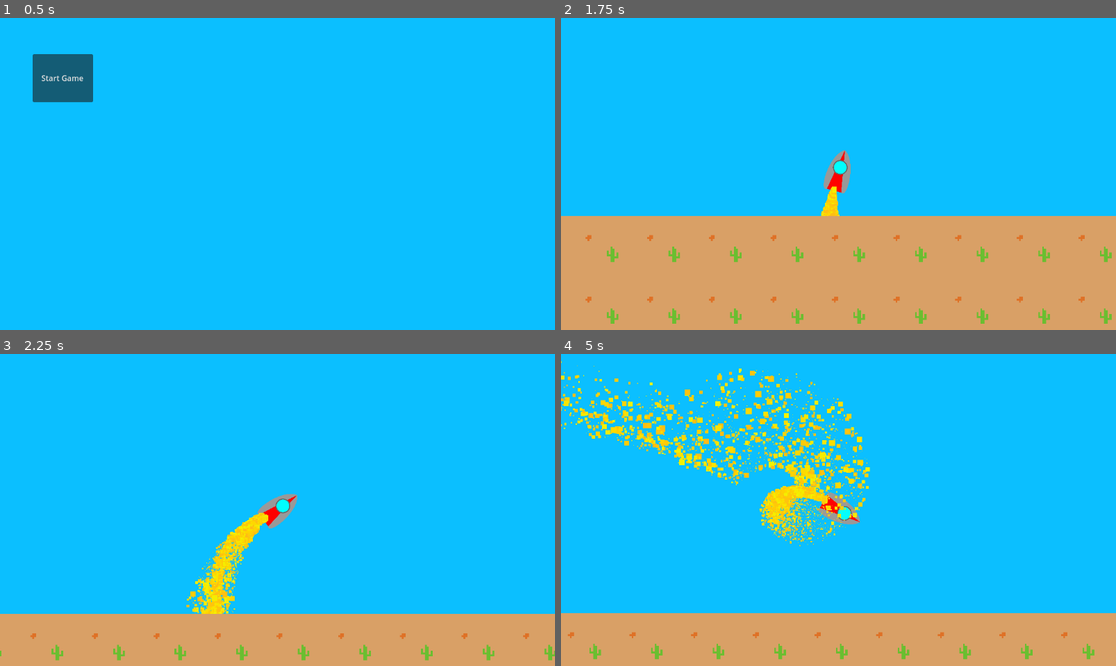
Above: before the commit, frames 1-4 (two rows, left to right).
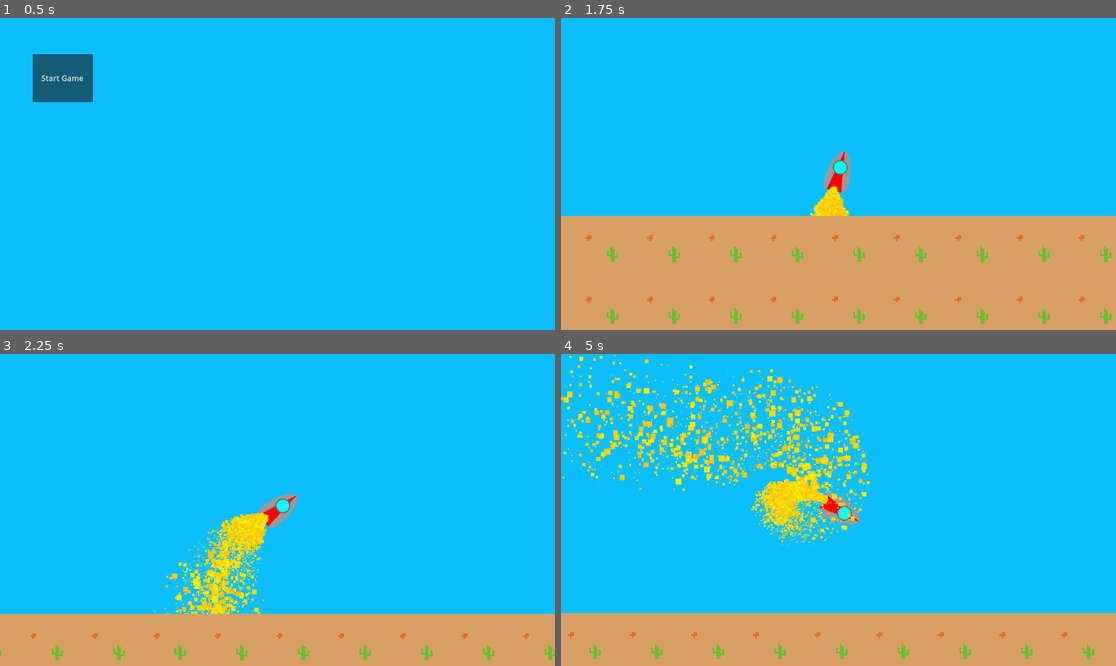
Above: after the commit, the same moments.

Repository: randomairborne/moonshot
Game: Godot game, scene res://menu/menu.tscn
Two runs of this game, one before a commit and one after it. Both use one fixed random seed, a clock stepped at 60 frames per second and the inputs below.
Inputs:
- Up to frame 1 (0.5 s): no input
- Up to frame 2 (1.75 s): click "Start Game" at 0.5 s; hold Right (turn_right) from 1.28 s (still down); hold Up (boost) from 1.28 s (still down)
- Up to frame 3 (2.25 s): release Right (turn_right) at 2.03 s; release Up (boost) at 2.03 s; hold A (turn_left) from 2.03 s (still down); tap Down (cut_engine) at 2.1 s
- Up to frame 4 (5 s): release A (turn_left) at 2.78 s; hold Up (boost) 2.78-3.53 s; hold Right (turn_right) 2.78-4.28 s; tap Down (cut_engine) at 3.6 s; hold A (turn_left) from 4.28 s (still down); hold Up (boost) from 4.28 s (still down)

Frame 1 is identical in both runs. In frame 2, 0.2% of the frame differs, in the area x 44-53%, y 53-64%; in frame 3, 2.2%; in frame 4, 8.5%, in the area x 0-56%, y 0-63%.

Commit message:
little cleanup

Diff:
--- a/fly/fly.tscn
+++ b/fly/fly.tscn
@@ -16,10 +16,8 @@
 [sub_resource type="ParticleProcessMaterial" id="ParticleProcessMaterial_ykrux"]
 lifetime_randomness = 0.51
 particle_flag_disable_z = true
-angle_min = 1.07288e-05
-angle_max = 1.07288e-05
 inherit_velocity_ratio = 1.0
-spread = 20.0
+initial_velocity_min = 5.0
 initial_velocity_max = 300.0
 gravity = Vector3(0, 98, 0)
 scale_max = 20.0
